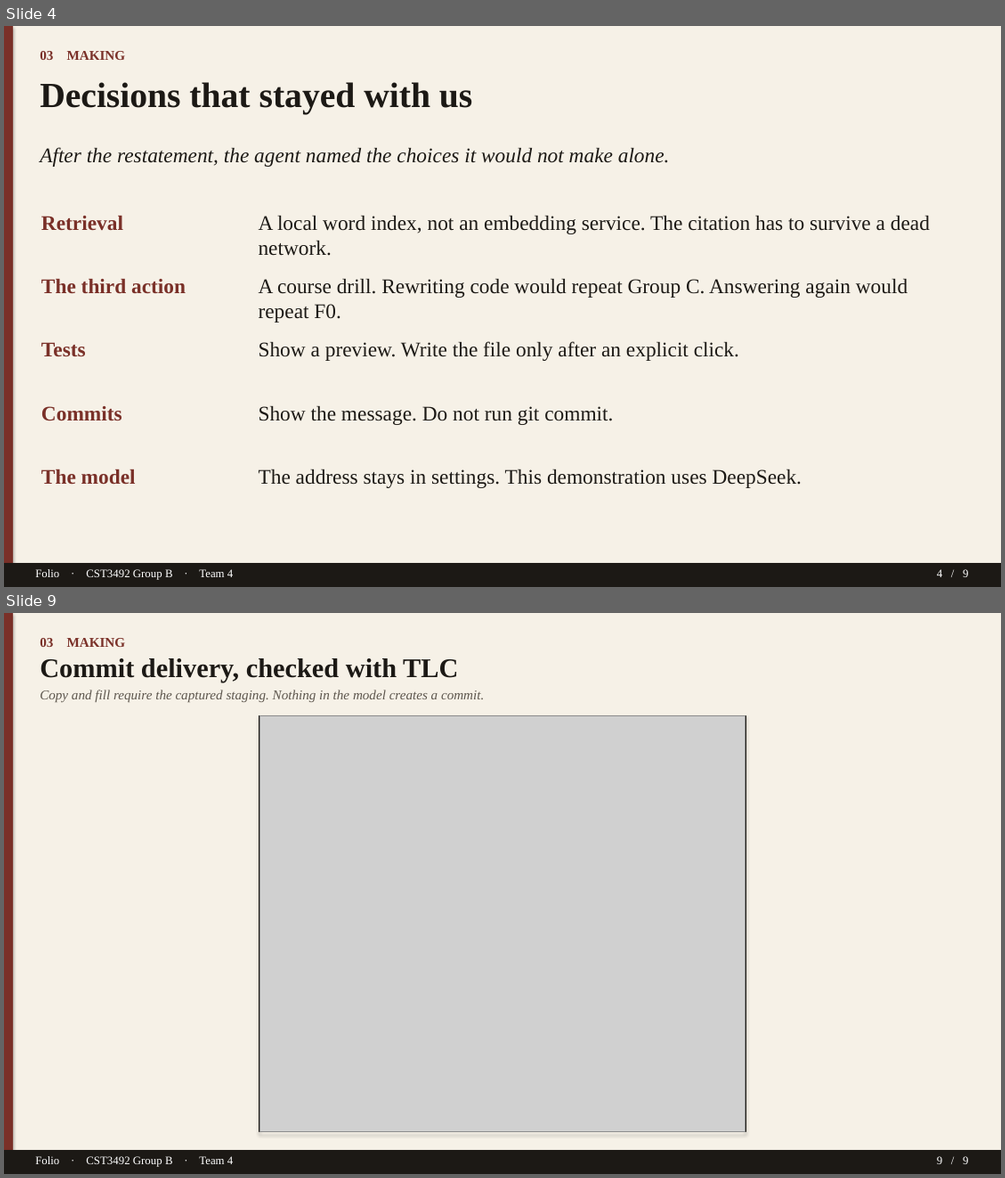
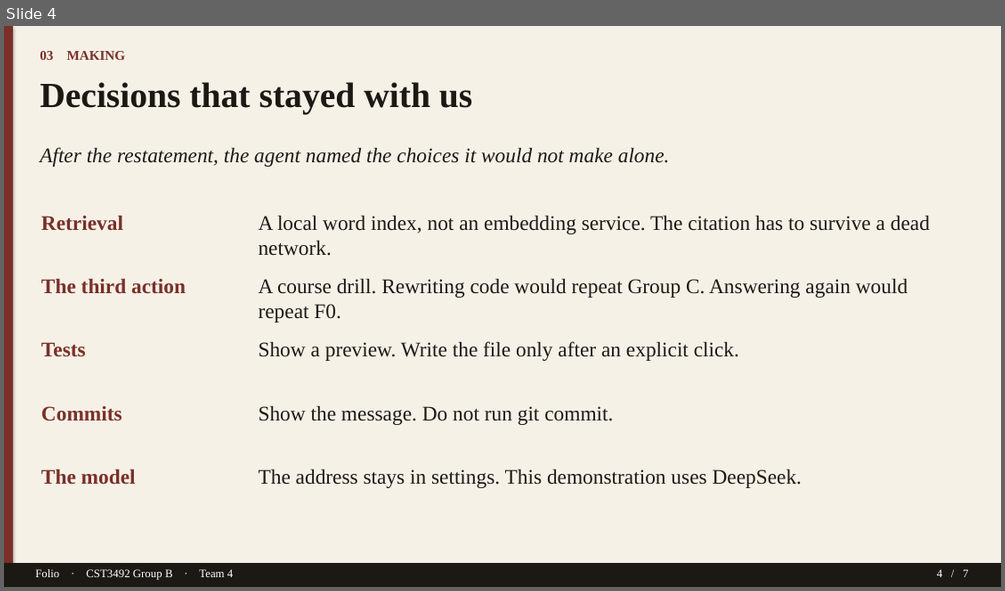
Before and after one commit to TTAWDTT/folio, a slide deck: submission/documents/Folio-GroupB-Team4-Slides.pptx. Shown one above the other, each under a label of ours: slides 4 and 9 before the commit, slide 4 after it; the slides between them are not shown. The pictures are 1005x1178 and 1005x591 pixels, drawn with LibreOffice and Linux fonts; fonts in the diff are those of the drawing; grey boxes stand for pictures. Boxes give left, top, right and bottom in pixels: in the first picture for what was removed or moved away, otherwise in the second. Text is boxed around its words. In the diff, an @@ line names an element or a change of style, - is before the commit and + after.

```diff
--- a/submission/documents/Folio-GroupB-Team4-Slides.pptx
+++ b/submission/documents/Folio-GroupB-Team4-Slides.pptx
@@ slide 9 removed at (x1=4, y1=613, x2=1001, y2=1174), background #FFFFFF @@
@@ rectangle removed at (x1=4, y1=613, x2=1001, y2=1174) @@
@@ rectangle removed at (x1=4, y1=613, x2=13, y2=1174) @@
@@ text removed at (x1=40, y1=638, x2=126, y2=647) @@
-03 MAKING
@@ text removed at (x1=40, y1=658, x2=458, y2=682) @@
-Commit delivery, checked with TLC
@@ text removed at (x1=40, y1=690, x2=484, y2=702) @@
-Copy and fill require the captured staging. Nothing in the model creates a commit.
@@ rectangle removed at (x1=259, y1=715, x2=745, y2=1132) @@
@@ picture removed at (x1=260, y1=716, x2=745, y2=1131) @@
@@ rectangle removed at (x1=4, y1=1150, x2=1001, y2=1174) @@
@@ text removed at (x1=35, y1=1156, x2=233, y2=1167) @@
-Folio · CST3492 Group B · Team 4
@@ text removed at (x1=937, y1=1156, x2=968, y2=1164) @@
-9 / 9
@@ slide 4 changed as well @@
@@ text at (x1=937, y1=569, x2=968, y2=577): text changed @@
-4 / 9
+4 / 7
```
Also in this commit, not shown: 3 other slides changed, 3 slides added, 4 other slides removed, 6 other files.
